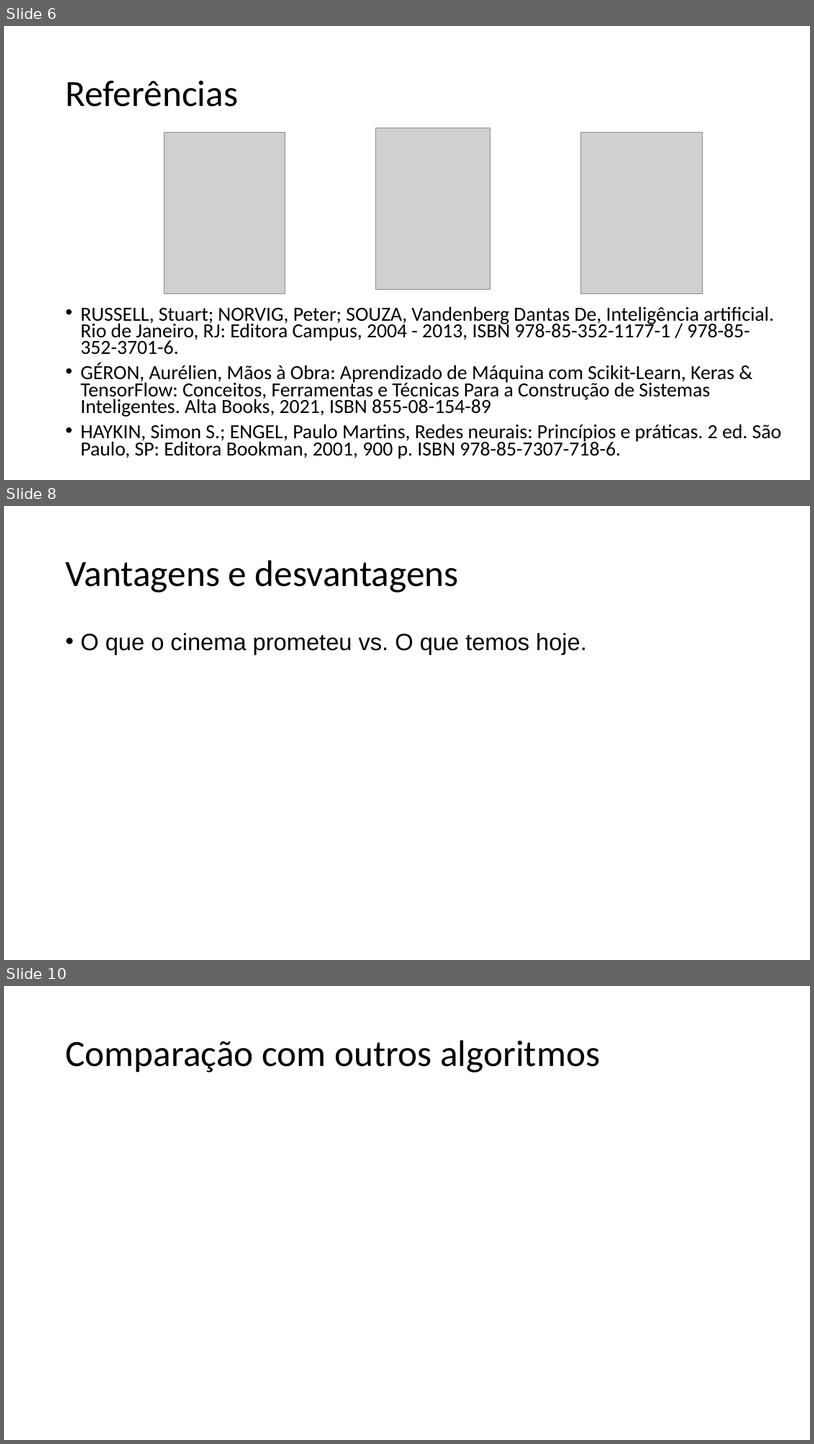
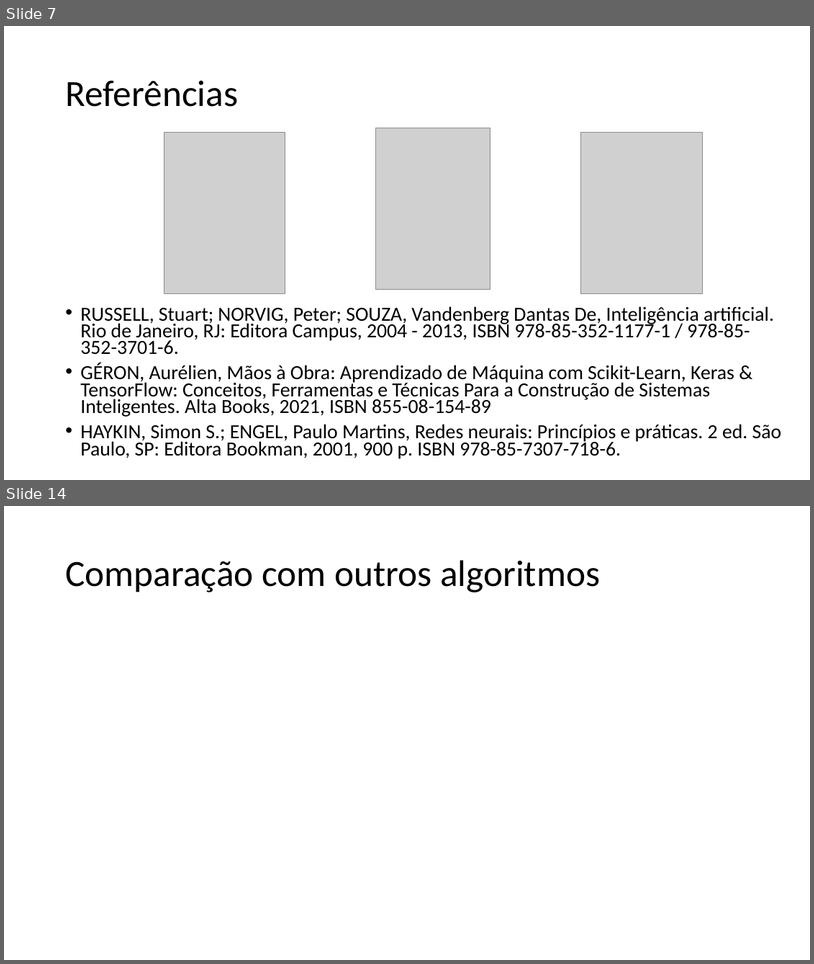
Before and after one commit to zz4fap/c24_inteligencia_artificial, a slide deck: slides/C24_Introdução.pptx. Shown one above the other, each under a label of ours: slides 6, 8 and 10 before the commit, slides 7 and 14 after it; the slides between them are not shown. The pictures are 814x1444 and 814x964 pixels, drawn with LibreOffice and Linux fonts; fonts in the diff are those of the drawing; grey boxes stand for pictures. Boxes give left, top, right and bottom in pixels: in the first picture for what was removed or moved away, otherwise in the second. Text is boxed around its words. In the diff, an @@ line names an element or a change of style, - is before the commit and + after.

```diff
--- a/slides/C24_Introdução.pptx
+++ b/slides/C24_Introdução.pptx
@@ slide 8 removed at (x1=4, y1=506, x2=810, y2=960), background #FFFFFF @@
@@ title removed at (x1=65, y1=560, x2=459, y2=592) @@
-Vantagens e desvantagens
@@ text removed at (x1=80, y1=633, x2=587, y2=654) @@
-• O que o cinema prometeu vs. O que temos hoje.
@@ what was slide 6 is now slide 7 @@
@@ what was slide 10 is now slide 14 @@
```
Also in this commit, not shown: 3 slides changed, 6 slides added, 1 other slide removed.
